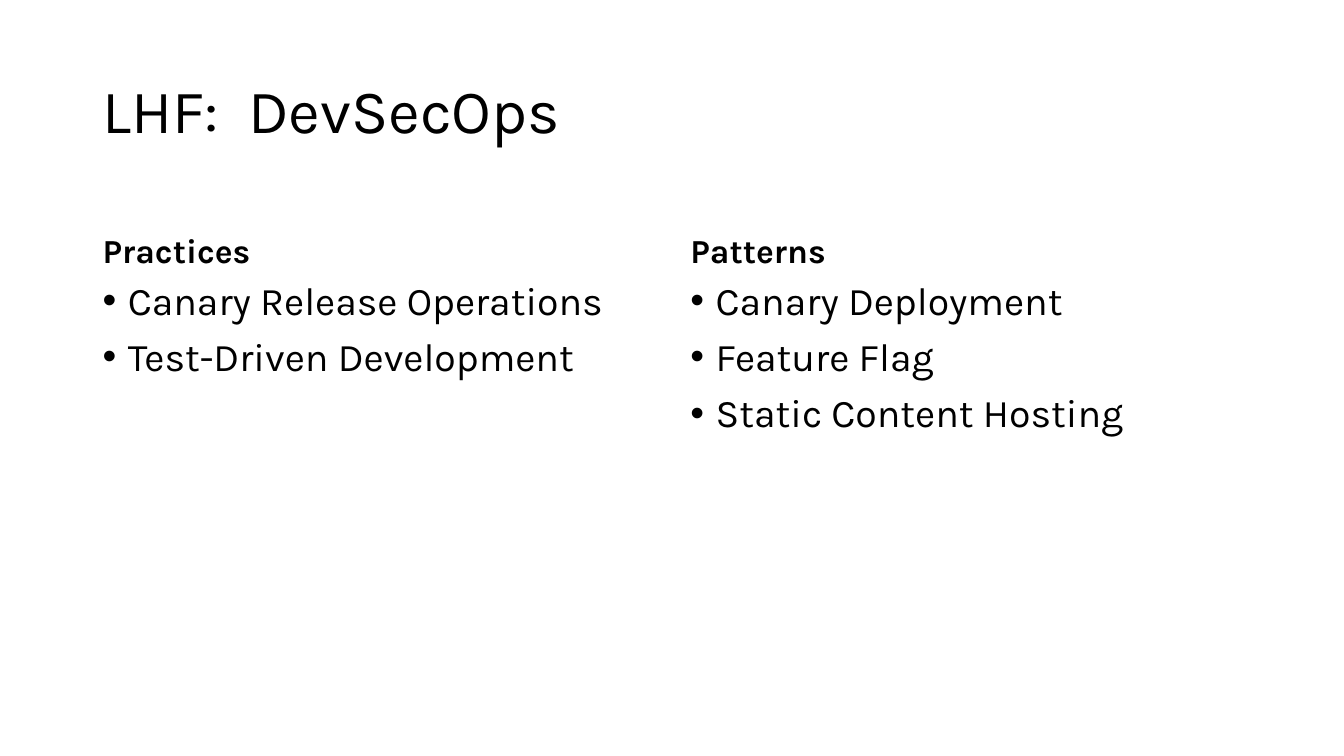
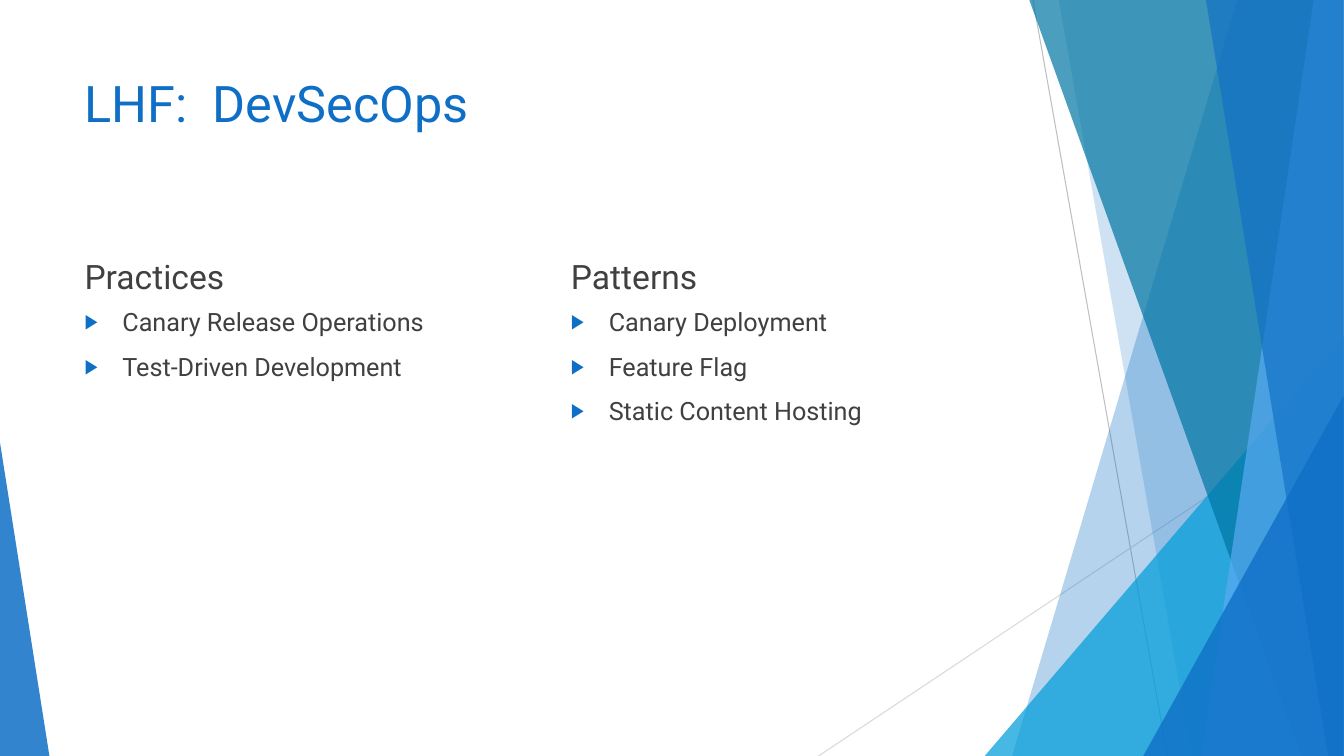
Before and after one commit to ericburcham/cloud-patterns-and-practices, a slide deck: slide 67 of presentation.pptx. Drawn at 1344x756 pixels with LibreOffice and Linux fonts; fonts in the diff are those of the drawing. Boxes give left, top, right and bottom in pixels: in the first picture for what was removed or moved away, otherwise in the second. Text is boxed around its words. In the diff, an @@ line names an element or a change of style, - is before the commit and + after.

Commit message:
style the presentation

```diff
--- a/presentation.pptx
+++ b/presentation.pptx
@@ title "LHF: DevSecOps": place and size @@
-title "LHF: DevSecOps" at <box>103,93,560,148</box>
+title "LHF: DevSecOps" at <box>85,85,469,133</box>
@@ title "LHF: DevSecOps" at <box>85,85,469,133</box>: size 44 to 36 pt, font Karla to Roboto, text colour #000000 to #0F6FC6; line spacing 0.9 to 1; vertical alignment middle to top @@
@@ text "Practices": place and size @@
-text "Practices" at <box>103,239,251,264</box>
+text "Practices" at <box>85,265,225,290</box>
@@ text "Practices" at <box>85,265,225,290</box>: font Karla to Roboto, text colour #000000 to #404040, bold off; line spacing 0.9 to 1 @@
@@ text "Patterns" at <box>571,265,697,290</box>: font Karla to Roboto, text colour #000000 to #404040, bold off; line spacing 0.9 to 1 @@
@@ text "Patterns": place and size @@
-text "Patterns" at <box>690,241,825,264</box>
+text "Patterns" at <box>571,265,697,290</box>
@@ text "Canary Release Operations": place and size @@
-text "Canary Release Operations" at <box>128,288,603,381</box>
+text "Canary Release Operations" at <box>122,312,424,381</box>
@@ text "Canary Release Operations" at <box>122,312,424,381</box>: size 28 to 18 pt, font Karla to Roboto, text colour #000000 to #404040; bullet • to ▶; line spacing 0.9 to 1 @@
@@ text "Canary Deployment" at <box>609,312,862,426</box>: size 28 to 18 pt, font Karla to Roboto, text colour #000000 to #404040; bullet • to ▶; line spacing 0.9 to 1 @@
@@ text "Canary Deployment": place and size @@
-text "Canary Deployment" at <box>716,288,1123,437</box>
+text "Canary Deployment" at <box>609,312,862,426</box>
@@ group added at <box>0,0,1344,756</box>: 5 freeform shapes, 3 triangles, 2 lines @@
```
Also in this commit, not shown: 90 other slides changed.
